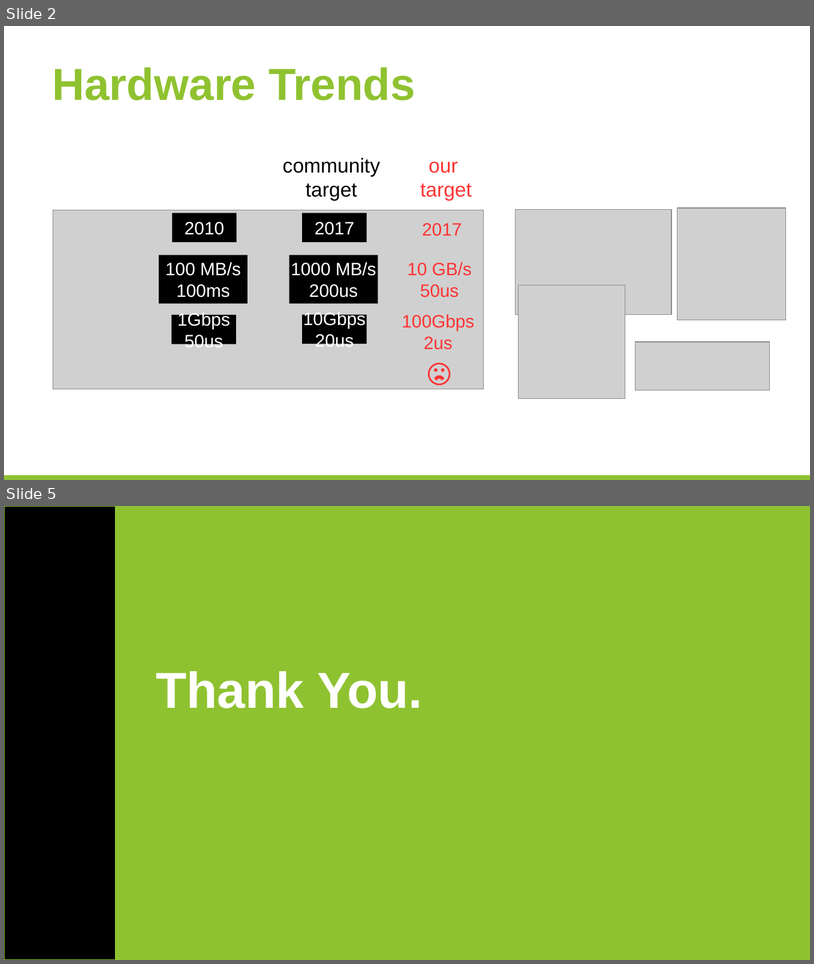
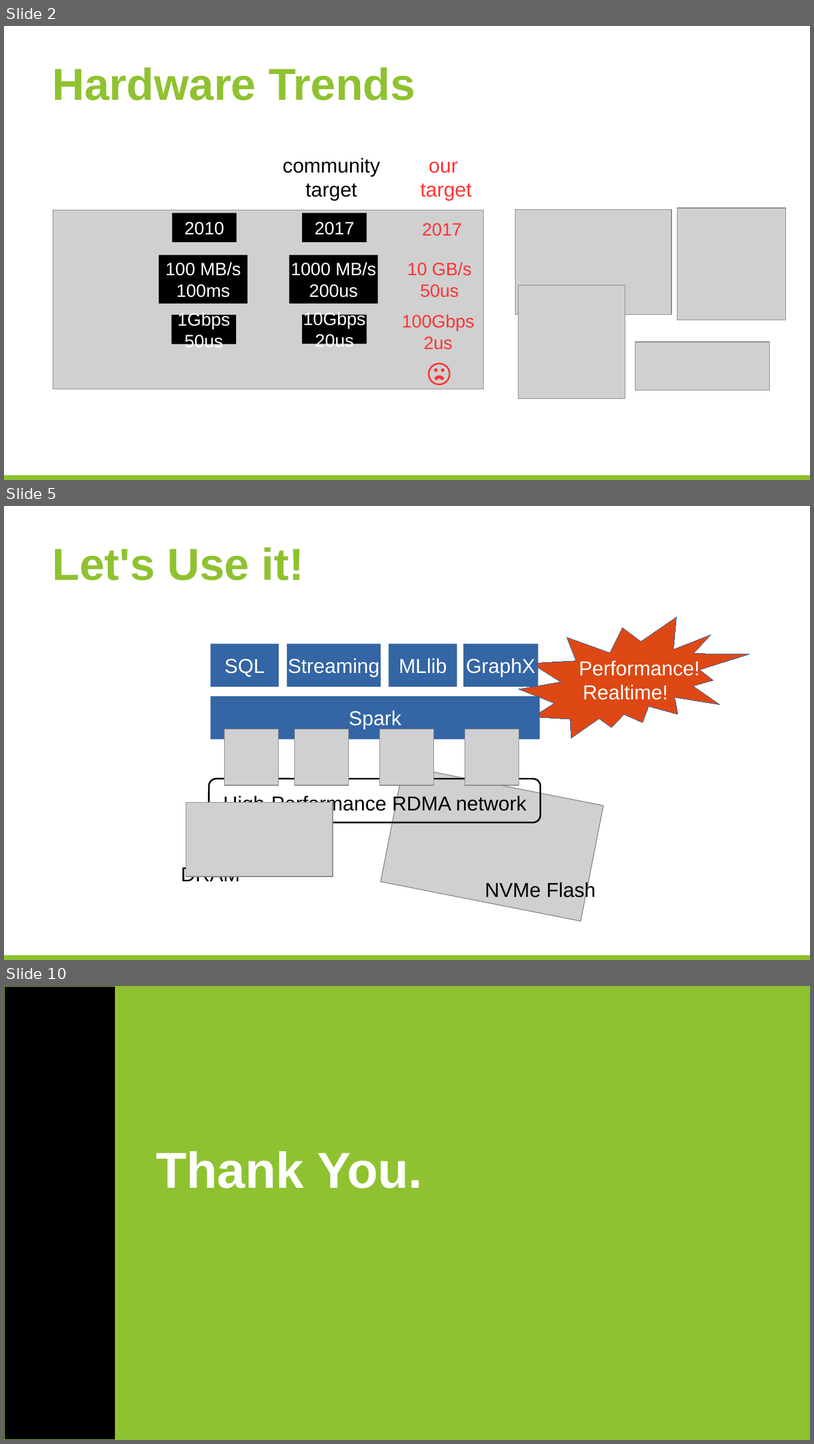
Before and after one commit to huangyibo/spark-summit-17, a slide deck: template.odp. Shown one above the other, each under a label of ours: slides 2 and 5 before the commit, slides 2, 5 and 10 after it; the slides between them are not shown. The pictures are 814x964 and 814x1444 pixels, drawn with LibreOffice and Linux fonts; fonts in the diff are those of the drawing; grey boxes stand for pictures; background and template pictures are left out. Boxes give left, top, right and bottom in pixels: in the first picture for what was removed or moved away, otherwise in the second. Text is boxed around its words. In the diff, an @@ line names an element or a change of style, - is before the commit and + after.

```diff
--- a/template.odp
+++ b/template.odp
@@ slide 5 added at <box>4,506,810,960</box>, background #FFFFFF; not listed: 1 template element that a slide beside it also shows @@
@@ title added at <box>53,547,304,580</box>, 40 pt, text #8FC230, bold @@
+Let's Use it!
@@ irregular seal added at <box>519,617,749,738</box>, fill #DD4814, outline #3465A4 0 pt, 18 pt, text #FFFFFF @@
+Performance!
+Realtime!
@@ rectangle added at <box>210,644,279,687</box>, fill #3465A4, 18 pt, text #FFFFFF @@
+SQL
@@ rectangle added at <box>287,644,381,687</box>, fill #3465A4, 18 pt, text #FFFFFF @@
+Streaming
@@ rectangle added at <box>389,644,457,687</box>, fill #3465A4, 18 pt, text #FFFFFF @@
+MLlib
@@ rectangle added at <box>464,644,539,687</box>, fill #3465A4, 18 pt, text #FFFFFF @@
+GraphX
@@ rectangle added at <box>210,696,540,739</box>, fill #3465A4, 18 pt, text #FFFFFF @@
+Spark
@@ picture added at <box>225,729,279,786</box> @@
@@ picture added at <box>295,729,349,786</box> @@
@@ picture added at <box>380,729,434,786</box> @@
@@ picture added at <box>465,729,519,786</box> @@
@@ picture added at <box>381,766,604,921</box> @@
@@ rounded rectangle added at <box>209,778,540,822</box>, outline #000000 1.45 pt @@
@@ picture added at <box>186,802,333,876</box> @@
@@ text added at <box>223,794,527,814</box>, 18 pt, text #000000 @@
+High-Performance RDMA network
@@ text added at <box>181,865,240,885</box>, 18 pt, text #000000 @@
+DRAM
@@ text added at <box>485,880,596,900</box>, 18 pt, text #000000 @@
+NVMe Flash
@@ what was slide 5 is now slide 10 @@
```
Also in this commit, not shown: 2 slides changed, 4 other slides added.
